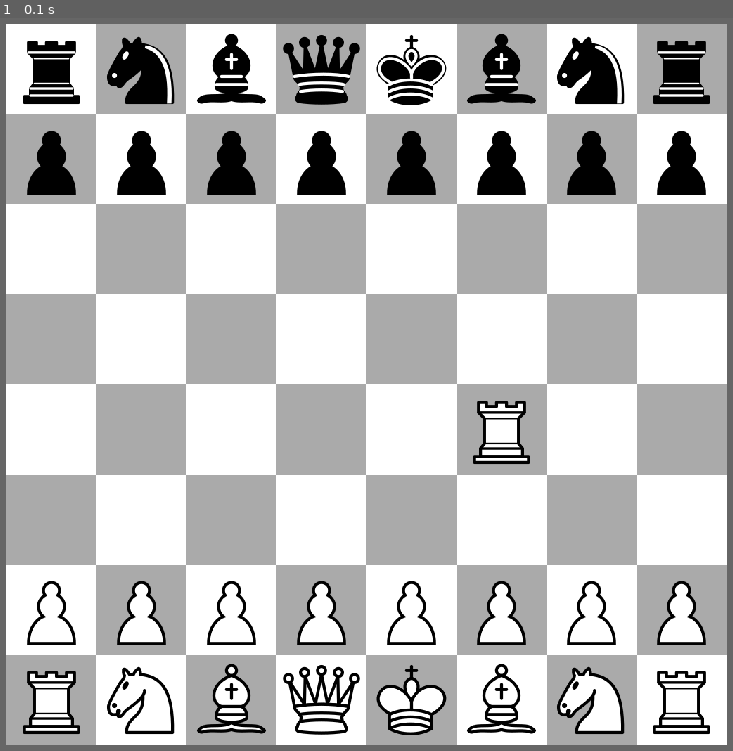
Above: before the commit, frame 1.
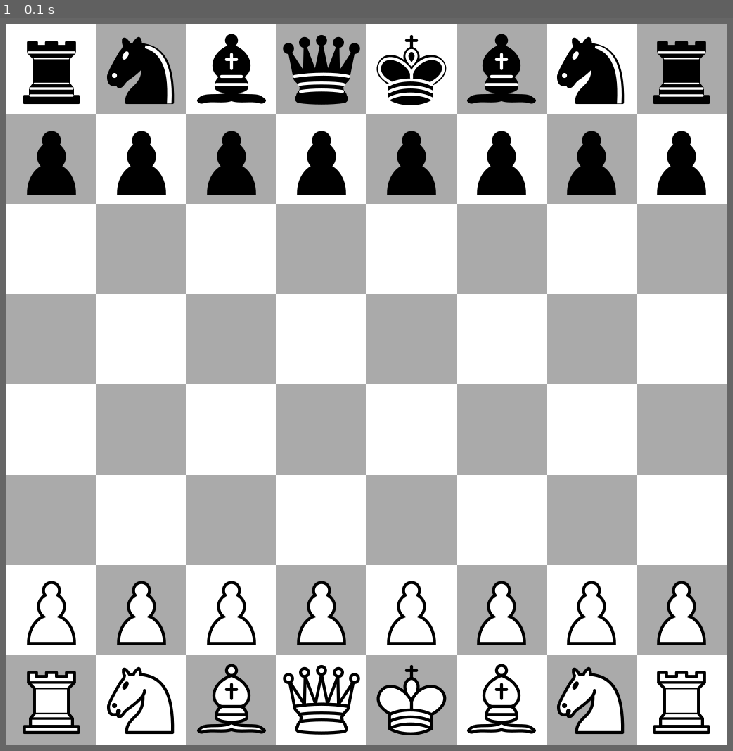
Above: after the commit, the same moment.

Repository: IlyaasJ/ChessOnPygame
Game: pygame game, started from main.py
The game is run twice, just before and just after one commit, with the same random seed, the same clock (stepped at 60 frames per second) and the same inputs.
Inputs:
- Up to frame 1 (0.1 s): no input

The runs differ from the first frame. In frame 1, 0.5% of the frame differs, in the area x 64-73%, y 52-61%.

Commit message:
get_moves

Diff:
--- a/main.py
+++ b/main.py
@@ -31,19 +31,50 @@
 
 # Game Structure #
 
-turn = 0 # 0 is player white, 1 is player black #
+Black = {
+    "turn" : False,
+    "inCheck" : False,
+}
+
+White = {
+    "turn" : True,
+    "inCheck" : False,
+}
 
 class Piece:
     def __init__(self, color, type):
         self.color = color
         self.type = type
+        self.pos = []
+
+    def get_moves(self, board):
+        assert self.pos is not None, "Piece has no valid position"
+
+        match self.type:
+            case "rook":
+                moves = []
+                for i in range(self.pos[0], 8, 1):
+                    moves.append([i, self.pos[1]])
+                return []
+            case "bishop":
+                return []
+            case "knight":
+                return []
+            case "queen":
+                return []
+            case "king":
+                return []
+            case "pawn":
+                return []
+
+
 
 board = [
     [Piece("black","rook"), Piece("black","knight"), Piece("black","bishop"), Piece("black","queen"), Piece("black","king"), Piece("black","bishop"), Piece("black","knight"), Piece("black","rook")],
     [Piece("black","pawn"), Piece("black","pawn"),   Piece("black","pawn"),   Piece("black","pawn"),  Piece("black","pawn"), Piece("black","pawn"),   Piece("black","pawn"),  Piece("black","pawn")],
     [None, None, None, None, None, None, None, None],
     [None, None, None, None, None, None, None, None],
-    [None, None, None, None, None, Piece("white", "rook"), None, None],
+    [None, None, None, None, None, None, None, None],
     [None, None, None, None, None, None, None, None],
     [Piece("white","pawn"), Piece("white","pawn"),   Piece("white","pawn"),   Piece("white","pawn"),  Piece("white","pawn"), Piece("white","pawn"),   Piece("white","pawn"),  Piece("white","pawn")],
     [Piece("white","rook"), Piece("white","knight"), Piece("white","bishop"), Piece("white","queen"), Piece("white","king"), Piece("white","bishop"), Piece("white","knight"), Piece("white","rook")],
@@ -60,8 +91,8 @@
         for j, piece in enumerate(row):
             if not piece: continue
             key = piece.color + "-" + piece.type
-            piece.pos = convert(i, j)
-            rect = PIECE_IMAGES[key].get_rect(center=piece.pos)
+            piece.pos = [i, j]
+            rect = PIECE_IMAGES[key].get_rect(center=convert(i, j))
             screen.blit(PIECE_IMAGES[key], rect)
 
 while(running):
Not shown, added: .DS_Store
